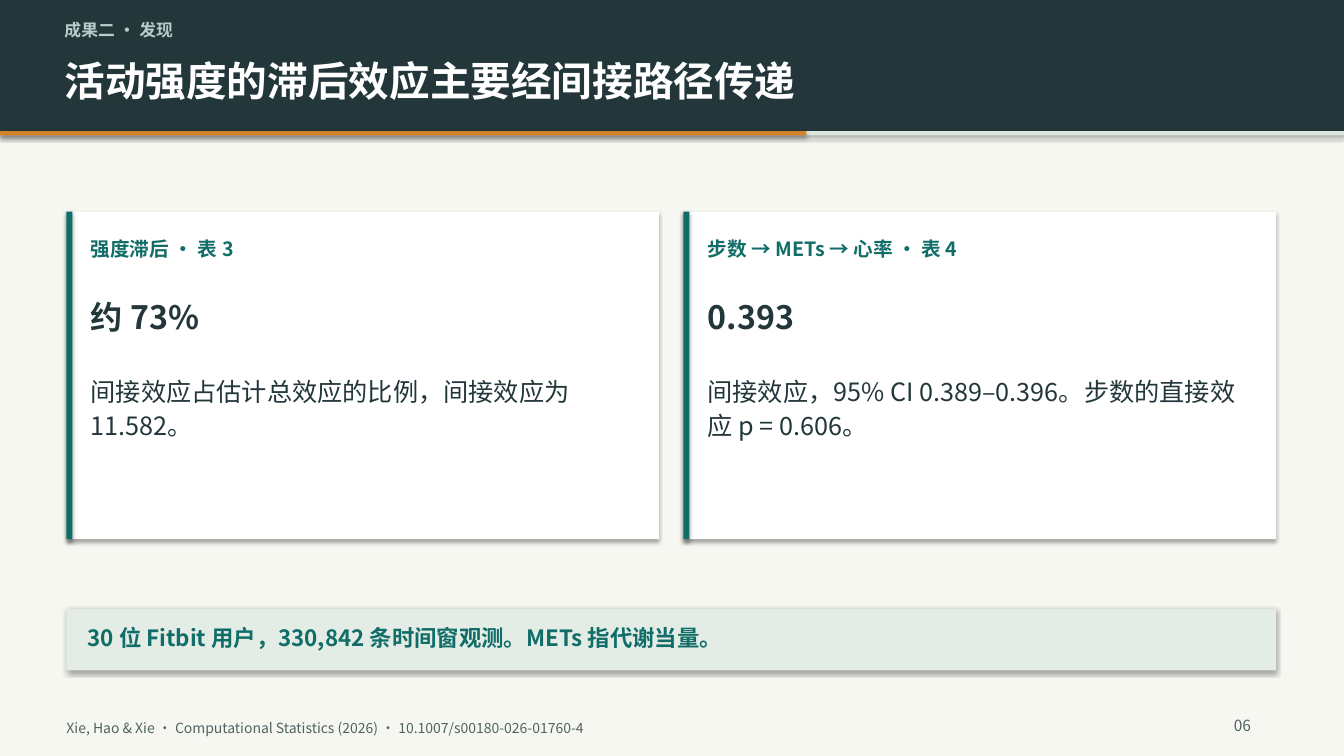
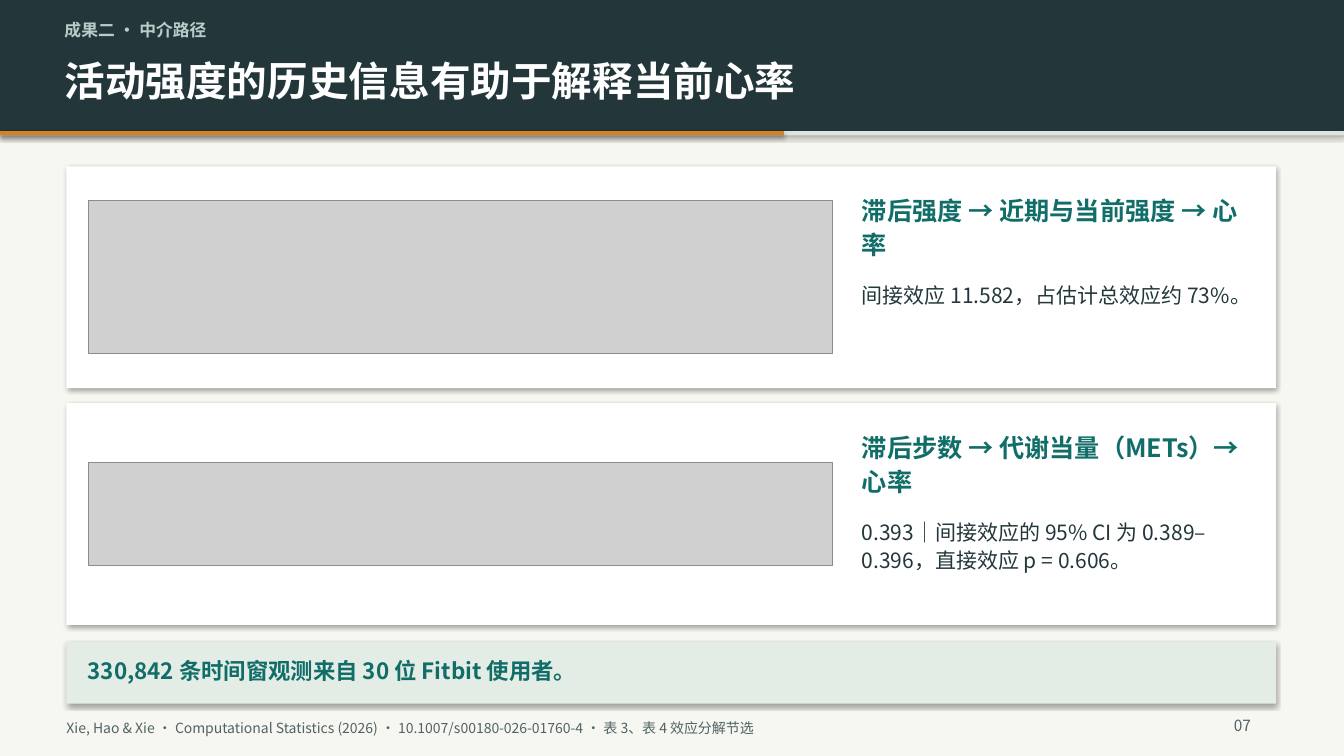
Before and after one commit to TaoXyjammy/DoctorLecture, a slide deck: slide 7 of 谢淘-高校面试科研汇报.pptx (slide 6 before the commit). Drawn at 1344x756 pixels with LibreOffice and Linux fonts; fonts in the diff are those of the drawing; grey boxes stand for pictures. Boxes give left, top, right and bottom in pixels: in the first picture for what was removed or moved away, otherwise in the second. Text is boxed around its words. In the diff, an @@ line names an element or a change of style, - is before the commit and + after.

Commit message:
Expand research interview deck with paper figures and research plans

```diff
--- a/谢淘-高校面试科研汇报.pptx
+++ b/谢淘-高校面试科研汇报.pptx
@@ text at (x1=64, y1=22, x2=206, y2=38): text changed @@
-成果二 · 发现
+成果二 · 中介路径
@@ text at (x1=64, y1=61, x2=795, y2=100): text changed @@
-活动强度的滞后效应主要经间接路径传递
+活动强度的历史信息有助于解释当前心率
@@ rectangle resized from (x1=0, y1=131, x2=807, y2=135) to (x1=0, y1=131, x2=784, y2=135) @@
@@ rectangle resized from (x1=67, y1=212, x2=659, y2=539) to (x1=67, y1=166, x2=1276, y2=388) @@
@@ picture added at (x1=89, y1=201, x2=833, y2=354) @@
@@ text added at (x1=862, y1=198, x2=1237, y2=257), 18 pt, text #116D68, bold @@
+滞后强度 → 近期与当前强度 → 心率
@@ rectangle removed at (x1=67, y1=212, x2=73, y2=539) @@
@@ text removed at (x1=91, y1=239, x2=234, y2=258) @@
-强度滞后 · 表 3
@@ rectangle removed at (x1=684, y1=212, x2=1276, y2=539) @@
@@ rectangle removed at (x1=684, y1=212, x2=690, y2=539) @@
@@ text removed at (x1=708, y1=239, x2=958, y2=258) @@
-步数 → METs → 心率 · 表 4
@@ text at (x1=862, y1=285, x2=1251, y2=305): text changed; size 18 to 15 pt @@
-间接效应占估计总效应的比例，间接效应为 11.582。
+间接效应 11.582，占估计总效应约 73%。
@@ text removed at (x1=91, y1=301, x2=199, y2=332) @@
-约 73%
@@ text removed at (x1=708, y1=304, x2=794, y2=330) @@
-0.393
@@ rectangle added at (x1=67, y1=403, x2=1276, y2=625), fill #FFFFFF @@
@@ text added at (x1=862, y1=435, x2=1239, y2=494), 18 pt, text #116D68, bold @@
+滞后步数 → 代谢当量（METs）→ 心率
@@ picture added at (x1=89, y1=463, x2=833, y2=566) @@
@@ text at (x1=862, y1=521, x2=1206, y2=573): text changed; size 18 to 15 pt @@
-间接效应，95% CI 0.389–0.396。步数的直接效应 p = 0.606。
+0.393｜间接效应的 95% CI 为 0.389–0.396，直接效应 p = 0.606。
@@ rectangle moved from (x1=67, y1=609, x2=1276, y2=670) to (x1=67, y1=642, x2=1276, y2=704) @@
@@ text at (x1=88, y1=659, x2=576, y2=684): text changed @@
-30 位 Fitbit 用户，330,842 条时间窗观测。METs 指代谢当量。
+330,842 条时间窗观测来自 30 位 Fitbit 使用者。
@@ text at (x1=1234, y1=719, x2=1251, y2=731): text changed @@
-06
+07
@@ text at (x1=66, y1=721, x2=754, y2=736): text changed @@
-Xie, Hao & Xie · Computational Statistics (2026) · 10.1007/s00180-026-01760-4
+Xie, Hao & Xie · Computational Statistics (2026) · 10.1007/s00180-026-01760-4 · 表 3、表 4 效应分解节选
```
Also in this commit, not shown: 6 other slides changed, 10 slides added, 4 slides removed.
